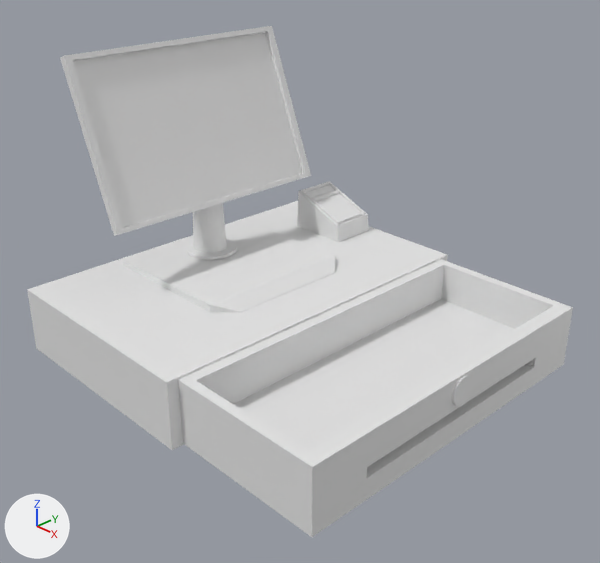
A saved change to the Blender file Blend/Cashier2/Cashier2.blend.
Both versions are drawn from a 50 mm lens placed at (0.899, -0.746, 0.59), pointed at (0.144, -0.024, 0.09). Lighting does not change. The marker at lower left points along +X, +Y and +Z.

Names of what the first picture shows: 'ComputerBase', 'ComputerScreen', 'ComputerStandBrace', 'ComputerStandNeck', 'MainBox', 'ReceiptBase'.
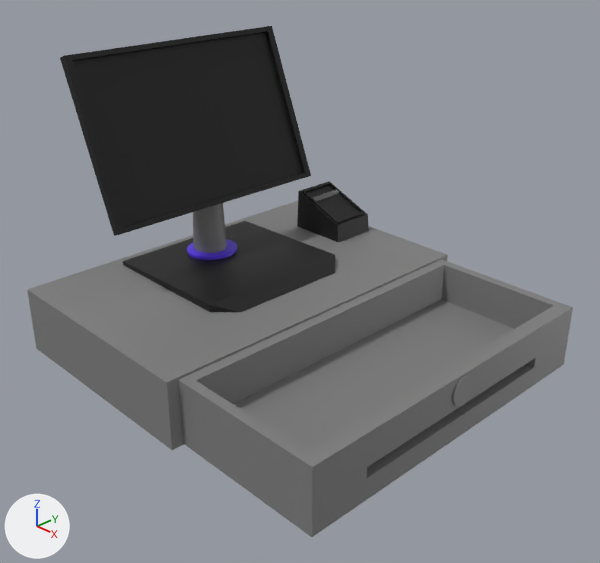
Boxes [x1, y1, x2, y2] around the edits, measured in the pictures (600 x 563 px):
'MainBox', recoloured (white to grey): [27, 201, 573, 537] in both
'ComputerScreen', recoloured (grey to black): [60, 26, 311, 236] in both
'ComputerBase', recoloured (white to black): [123, 221, 335, 312] in both
'ReceiptBase', recoloured (white to black): [297, 181, 369, 242] in both
'ComputerStandNeck', recoloured: [193, 203, 227, 253] in both
'ComputerStandBrace', recoloured (grey to blue): [187, 239, 237, 260] in both

Edits to the bpy script that builds the scene:
```text
Add mat_material_008:
    mat_material_008 = principled_material('Material.008')
    mat_material_008.base_color = (0.00284, 0.00284, 0.00284)  # black #090909
Add mat_material_006:
    mat_material_006 = principled_material('Material.006')
    mat_material_006.base_color = (0.212, 0.212, 0.212)  # grey #7f7f7f
Add mat_material_005:
    mat_material_005 = principled_material('Material.005')
    mat_material_005.base_color = (0.175, 0.175, 0.175)  # grey #747474
Add mat_material_004:
    mat_material_004 = principled_material('Material.004')
    mat_material_004.base_color = (0.0976, 0.0382, 0.799)  # blue #5837e7
Add mat_material:
    mat_material = principled_material('Material')
    mat_material.base_color = (0.00456, 0.00456, 0.00456)  # black #0e0e0e
Add mat_material_007:
    mat_material_007 = principled_material('Material.007')
    mat_material_007.base_color = (0.00456, 0.00456, 0.00456)  # black #0e0e0e
Change me_cube:
    where me_cube.from_pydata(...)  # 12 vertices, 10 faces; spans x -0.125..0.125, y -0.125..0.125, z -0.125..0.282
    add me_cube.materials.append(mat_material_007)  # black #0e0e0e
Change me_cube_002:
    where me_cube_002.from_pydata(...)  # 16 vertices, 14 faces; spans x -0.125..0.125, y -0.125..0.125, z -0.125..0.125
    add me_cube_002.materials.append(mat_material)  # black #0e0e0e
Change me_cylinder_006:
    where me_cylinder_006.from_pydata(...)  # 64 vertices, 34 faces; spans x -0.005..0.005, y -0.005..0.005, z -0.0025..0.0025
    add me_cylinder_006.materials.append(mat_material_004)  # blue #5837e7
Change me_cylinder_004:
    where me_cylinder_004.from_pydata(...)  # 64 vertices, 34 faces; spans x -0.005..0.005, y -0.005..0.005, z -0.0025..0.00338
    add me_cylinder_004.materials.append(mat_material_005)  # grey #747474
Change me_cube_001:
    where me_cube_001.from_pydata(...)  # 960 vertices, 927 faces; spans x -0.275..0.647, y -0.275..0.275, z -0.275..0.275
    add me_cube_001.materials.append(mat_material_006)  # grey #7f7f7f
Change me_cube_003:
    where me_cube_003.from_pydata(...)  # 24 vertices, 22 faces; spans x -0.025..0.025, y -0.025..0.025, z -0.025..0.0443
    add me_cube_003.materials.append(mat_material_008)  # black #090909
```
